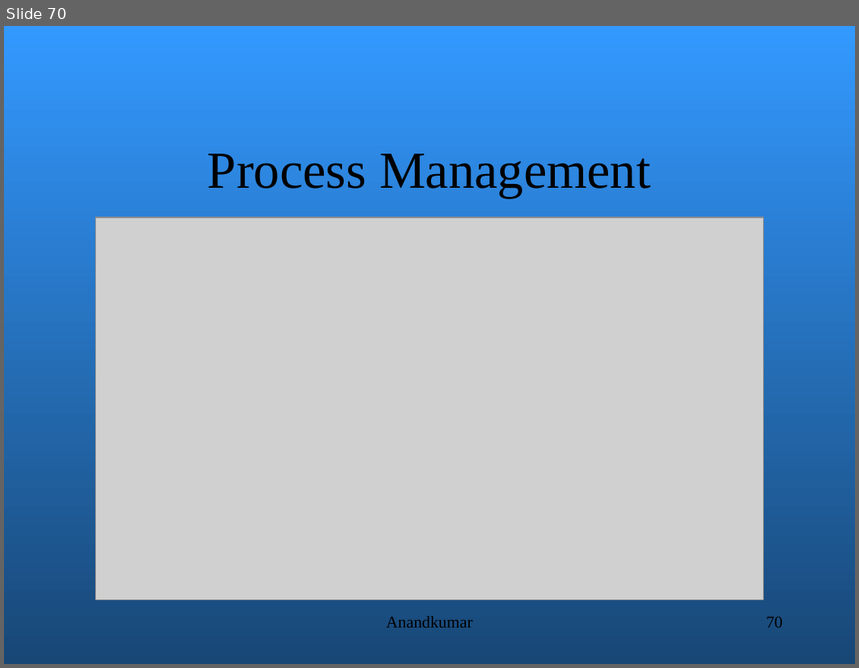
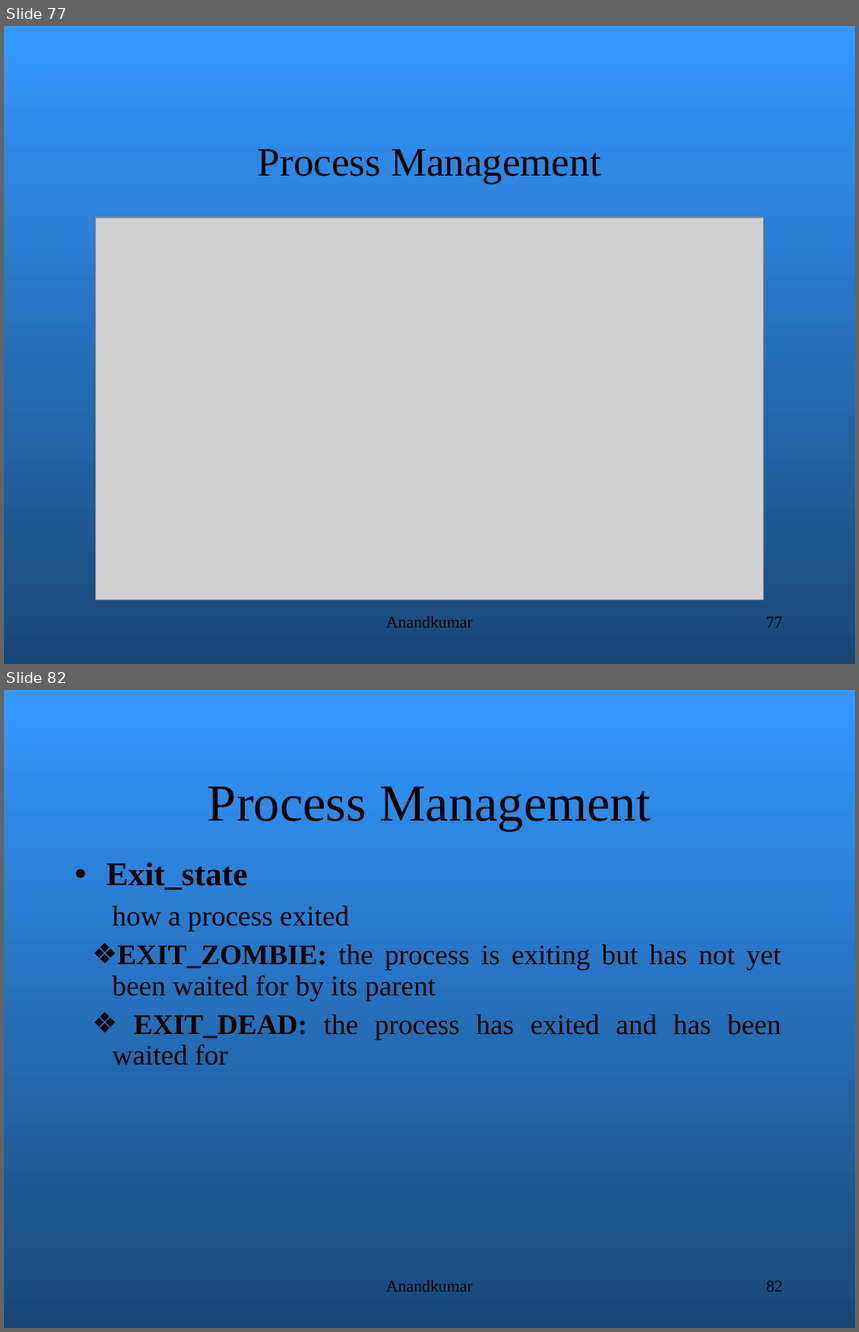
Before and after one commit to amitsagargowda/LinuxKernelDevelopment, a slide deck: Kernel_programming.ppt. Shown one above the other, each under a label of ours: slide 70 before the commit, slides 77 and 82 after it; the slides between them are not shown. The pictures are 859x668 and 859x1332 pixels, drawn with LibreOffice and Linux fonts; fonts in the diff are those of the drawing; grey boxes stand for pictures; background and template pictures are left out. Boxes give left, top, right and bottom in pixels: in the first picture for what was removed or moved away, otherwise in the second. Text is boxed around its words. In the diff, an @@ line names an element or a change of style, - is before the commit and + after.

```diff
--- a/Kernel_programming.ppt
+++ b/Kernel_programming.ppt
@@ slide 82 added at <box>4,690,855,1328</box>, background gradient #3399FF to #184776 @@
@@ text added at <box>208,787,651,831</box>, 44 pt, text #000000 @@
+Process Management
@@ text added at <box>107,863,781,1065</box>, 24 pt, text #000000 @@
+  • Exit_state
+    how a process exited
+    ❖ EXIT_ZOMBIE: the process is exiting but has not yet been waited for by its parent
+    ❖ EXIT_DEAD: the process has exited and has been waited for
@@ text added at <box>386,1281,473,1292</box>, 14 pt, text #000000 @@
+Anandkumar
@@ page number added at <box>766,1281,783,1292</box>, 14 pt, text #000000 @@
+82
@@ what was slide 70 is now slide 77 @@
@@ slide 77 changed as well @@
@@ text "Process Management" at <box>258,149,601,184</box>: size 44 to 34.1 pt @@
@@ page number at <box>766,617,783,628</box>: text changed @@
-70
+77
```
Also in this commit, not shown: 19 other slides changed, 19 other slides added, 2 other files.
